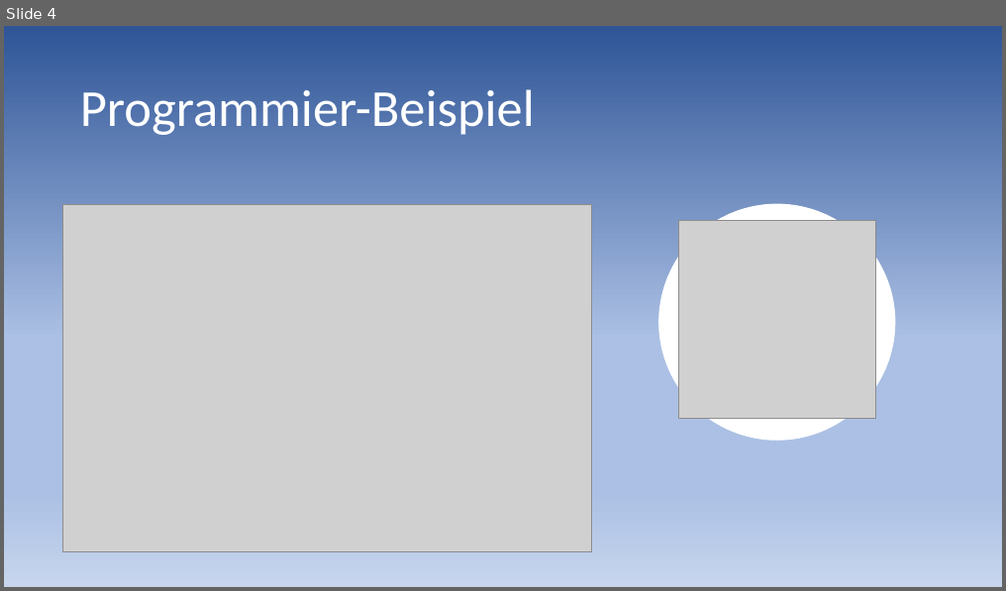
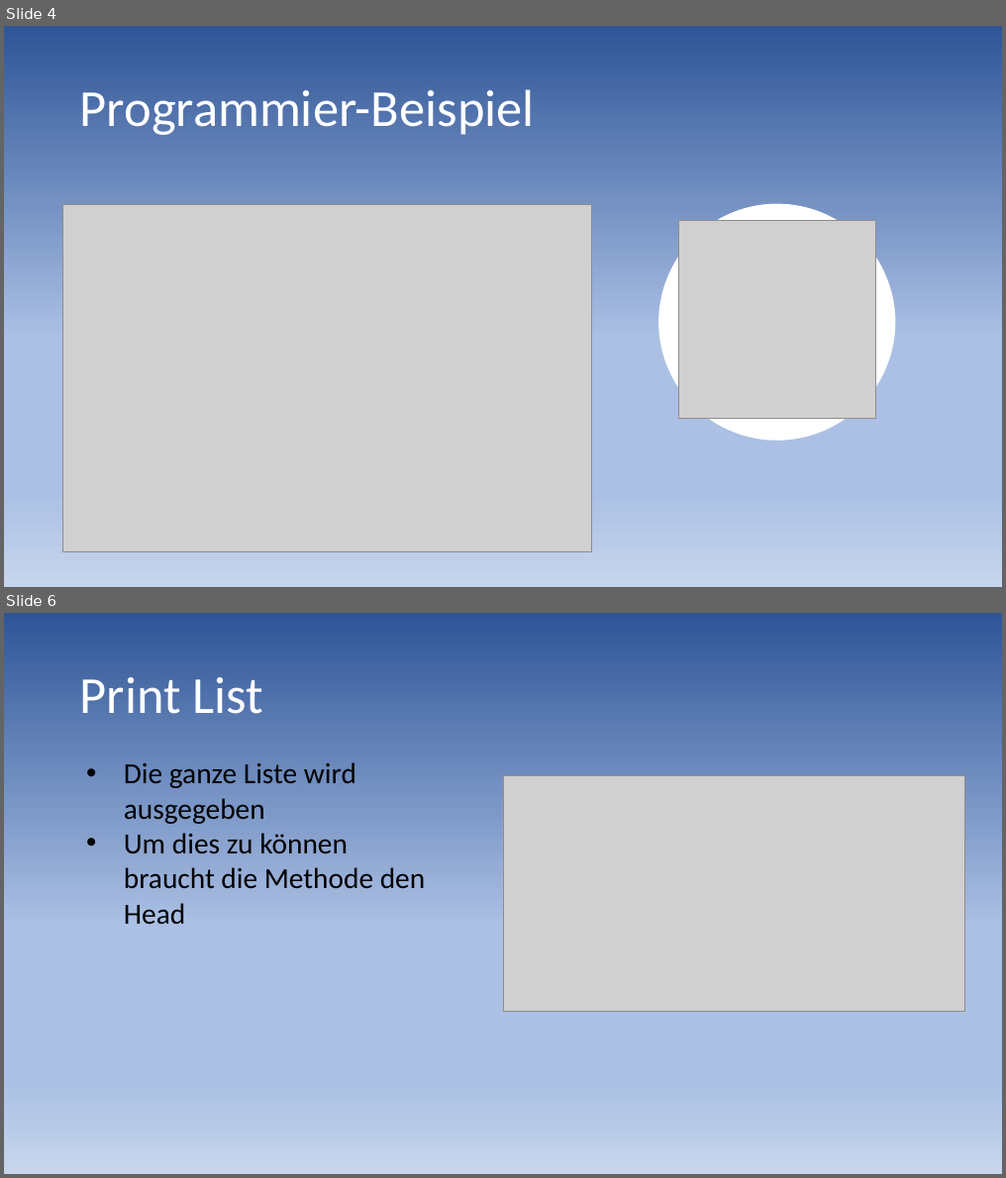
Before and after one commit to Jonas-Pamminger/Schoenbass-Pamminger-LinkedList-2022, a slide deck: Präsentation.pptx. Shown one above the other, each under a label of ours: slide 4 before the commit, slides 4 and 6 after it; the slides between them are not shown. The pictures are 1006x591 and 1006x1178 pixels, drawn with LibreOffice and Linux fonts; fonts in the diff are those of the drawing; grey boxes stand for pictures. Boxes give left, top, right and bottom in pixels: in the first picture for what was removed or moved away, otherwise in the second. Text is boxed around its words. In the diff, an @@ line names an element or a change of style, - is before the commit and + after.

```diff
--- a/Präsentation.pptx
+++ b/Präsentation.pptx
@@ slide 6 added at (4,613,1002,1174), background gradient #2F5597 to #ABC0E4 to #C7D5ED @@
@@ title added at (80,677,264,714), 50 pt, text #FFFFFF @@
+Print List
@@ text added at (124,762,425,924), 28 pt, text #000000 @@
+• Die ganze Liste wird ausgegeben
+• Um dies zu können braucht die Methode den Head
@@ picture added at (503,776,965,1012) @@
```
Also in this commit, not shown: 1 other slide added.
